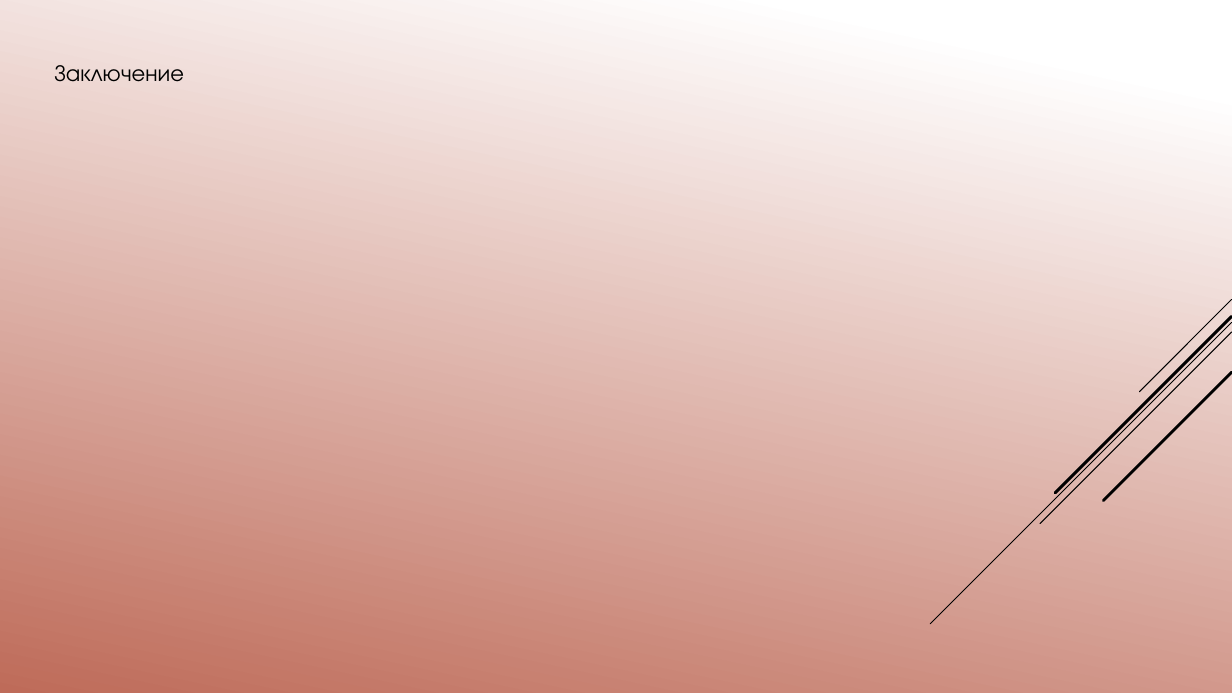
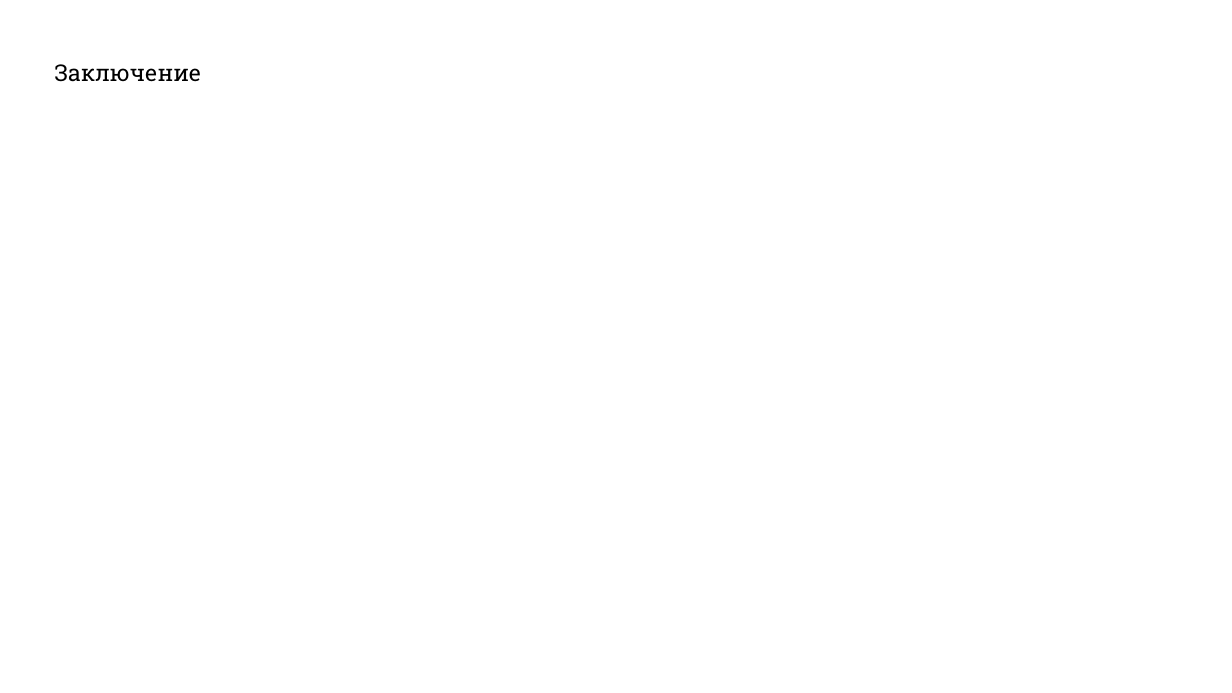
Before and after one commit to pgee-dzi2024/Theme_20, a slide deck: slide 9 of 20 Димитър Антиов/Защита теория.pptx. Drawn at 1232x693 pixels with LibreOffice and Linux fonts; fonts in the diff are those of the drawing; background and template pictures are left out. Boxes give left, top, right and bottom in pixels: in the first picture for what was removed or moved away, otherwise in the second. Text is boxed around its words. In the diff, an @@ line names an element or a change of style, - is before the commit and + after.

```diff
--- a/20 Димитър Антиов/Защита теория.pptx
+++ b/20 Димитър Антиов/Защита теория.pptx
@@ background gradient #FFFFFF to #C26A56 to picture (left out) @@
@@ text "Заключение" at (54,64,201,82): font TeX Gyre Adventor to Roboto Slab @@
@@ group removed at (931,299,1232,624): 5 lines @@
```
Also in this commit, not shown: 6 other slides changed, 3 slides added, 3 slides removed, 15 other files.
